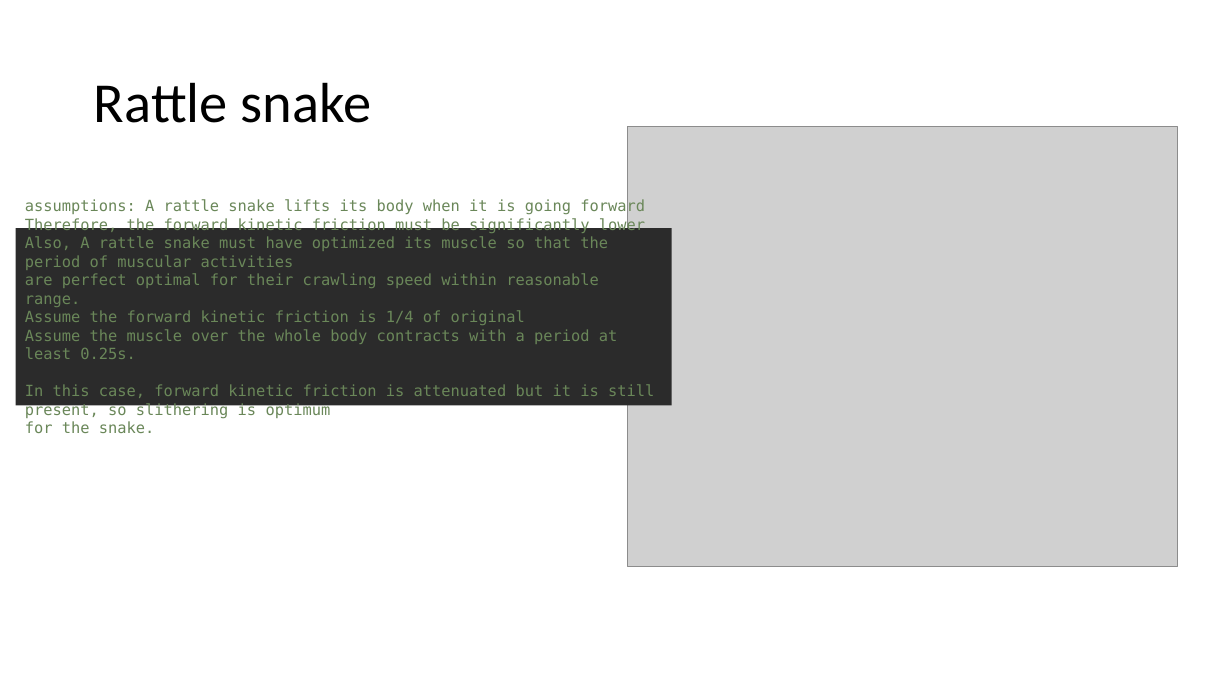
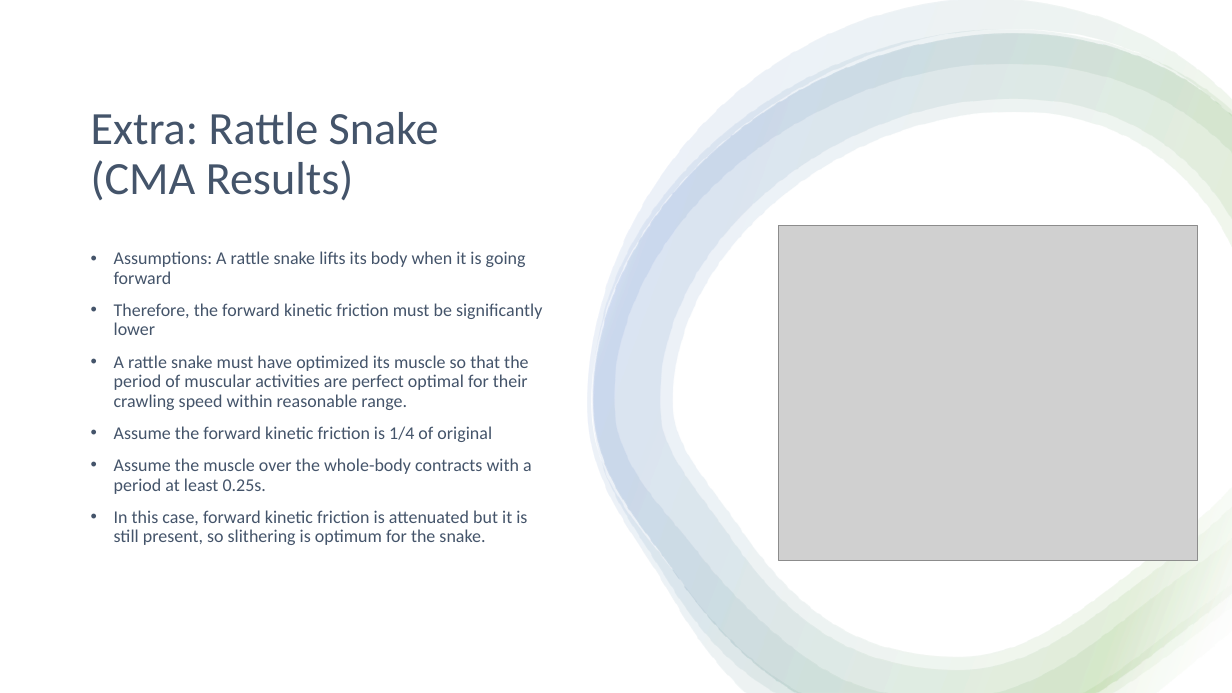
Before and after one commit to Raymond1415926/Slithering-Wiggling-Snake, a slide deck: slide 15 of Optimizing Gait.pptx. Drawn at 1232x693 pixels with LibreOffice and Linux fonts; fonts in the diff are those of the drawing; grey boxes stand for pictures. Boxes give left, top, right and bottom in pixels: in the first picture for what was removed or moved away, otherwise in the second. Text is boxed around its words. In the diff, an @@ line names an element or a change of style, - is before the commit and + after.

Commit message:
Final Presentation

```diff
--- a/Optimizing Gait.pptx
+++ b/Optimizing Gait.pptx
@@ rectangle added at [0, 0, 1232, 693], fill #FFFFFF @@
@@ group added at [588, 0, 1232, 693]: 4 freeform shapes @@
@@ title at [91, 112, 439, 200]: text changed; size 44 to 36 pt; text colour #000000 to #44546A @@
-Rattle snake
+Extra: Rattle Snake (CMA Results)
@@ picture: place and size @@
-picture at [628, 127, 1178, 567]
+picture at [779, 226, 1198, 560]
@@ text "Assumptions: A rattle snake lifts ...": place and size @@
-text "Assumptions: A rattle snake lifts ..." at [16, 228, 672, 406]
+text "Assumptions: A rattle snake lifts ..." at [114, 251, 542, 545]
@@ text "Assumptions: A rattle snake lifts ..." at [114, 251, 542, 545]: vertical alignment middle to top; fill #2B2B2B to none @@
@@ text at [114, 251, 542, 545]: text changed; size 12 to 14 pt; font DejaVu Sans Mono to Calibri; text colour #6A8759 to #44546A @@
-assumptions: A rattle snake lifts its body when it is going forward
-Therefore, the forward kinetic friction must be significantly lower
-Also, A rattle snake must have optimized its muscle so that the period of muscular activities
-are perfect optimal for their crawling speed within reasonable range.
-Assume the forward kinetic friction is 1/4 of original
-Assume the muscle over the whole body contracts with a period at least 0.25s.
-In this case, forward kinetic friction is attenuated but it is still present, so slithering is optimum
-for the snake.
+• Assumptions: A rattle snake lifts its body when it is going forward
+• Therefore, the forward kinetic friction must be significantly lower
+• A rattle snake must have optimized its muscle so that the period of muscular activities are perfect optimal for their crawling speed within reasonable range.
+• Assume the forward kinetic friction is 1/4 of original
+• Assume the muscle over the whole-body contracts with a period at least 0.25s.
+• In this case, forward kinetic friction is attenuated but it is still present, so slithering is optimum for the snake.
```
Also in this commit, not shown: 1 other slide changed, 1 slide added.
